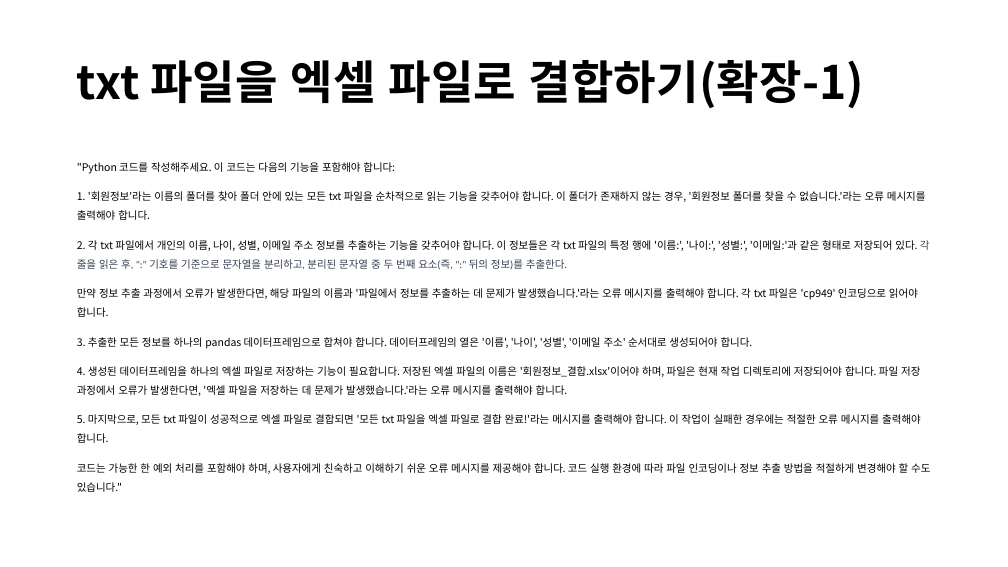
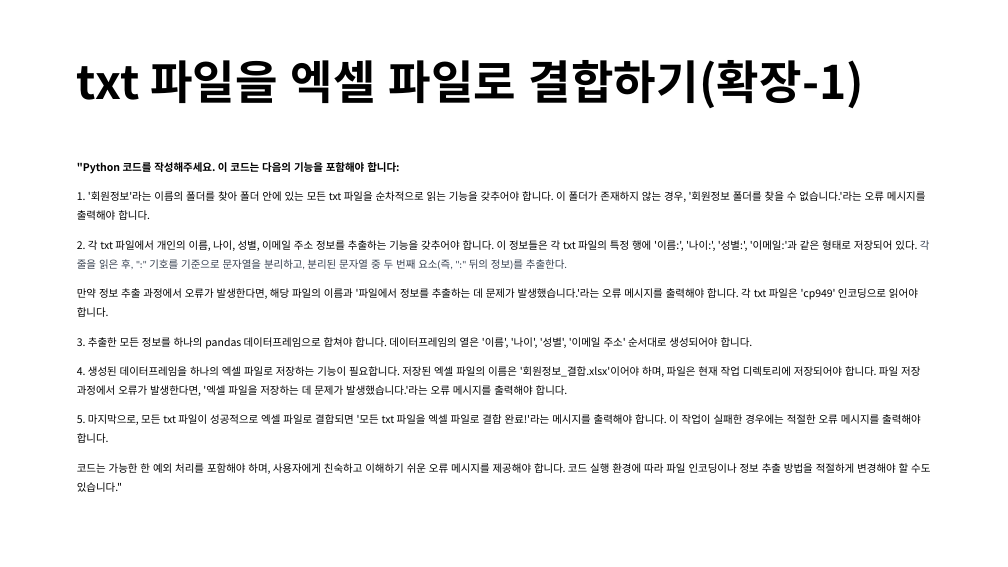
Before and after one commit to lolsaless/Python, a slide deck: slide 11 of 프롬프트 시연.pptx. Drawn at 1008x567 pixels with LibreOffice and Linux fonts; fonts in the diff are those of the drawing. Boxes give left, top, right and bottom in pixels: in the first picture for what was removed or moved away, otherwise in the second. Text is boxed around its words. In the diff, an @@ line names an element or a change of style, - is before the commit and + after.

```diff
--- a/프롬프트 시연.pptx
+++ b/프롬프트 시연.pptx
@@ text at bbox=[77, 162, 399, 174]: bold on in ""Python 코드를 작성해주세요. 이 코드는 다음의 기능을 ..." @@
```
Also in this commit, not shown: 6 other slides changed, 3 other files.
